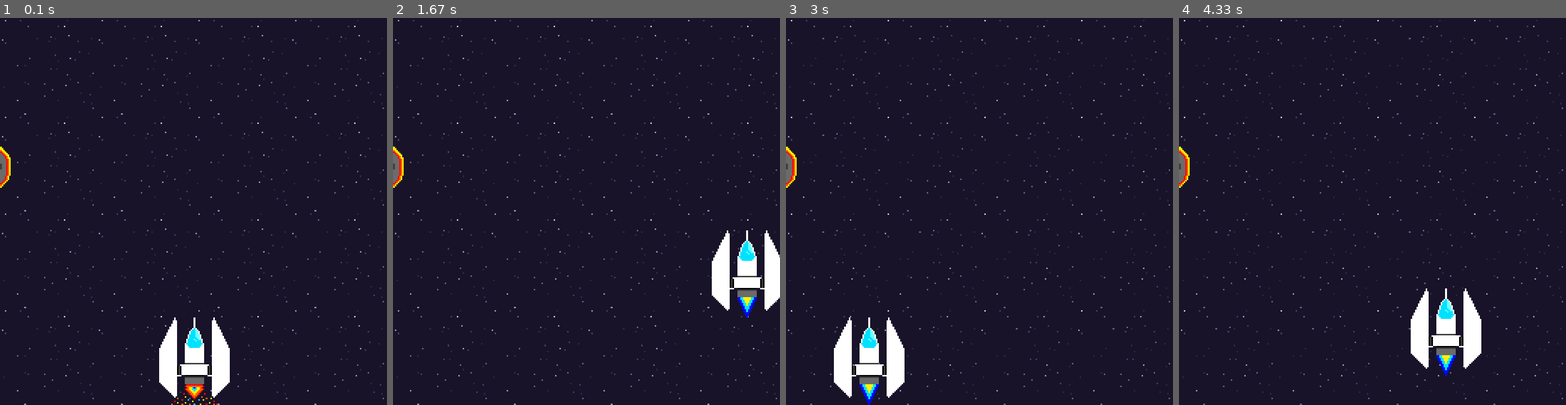
Above: before the commit, frames 1-4 (left to right).
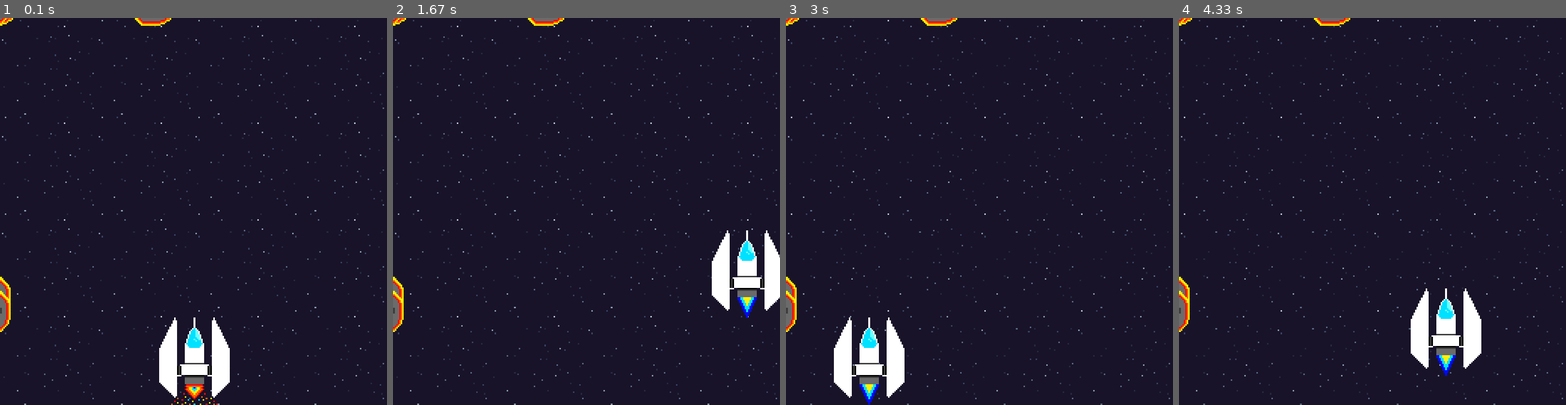
Above: after the commit, the same moments.

Repository: darsiov/pygames
Game: pygame game, started from first_game.py
Same seed, same stepped clock (60 frames per second), same inputs: the game is played once before the commit and once after it.
Inputs:
- Up to frame 1 (0.1 s): no input
- Up to frame 2 (1.67 s): hold D 0.33-0.8 s; hold W 0.83-1.13 s; hold D 1.17-1.63 s
- Up to frame 3 (3 s): hold A 1.67-2.2 s; hold S 2.23-2.53 s; hold A 2.57-2.97 s
- Up to frame 4 (4.33 s): hold W 3-3.37 s; hold D 3.4-4.03 s; hold S from 4.07 s (still down)

The runs differ from the first frame. In frame 1, 0.7% of the frame differs, in the area x 0-45%, y 0-82%; in frame 2, 0.7%; in frame 3, 0.7%; in frame 4, 0.7%.

Commit message:
Ciclo que genera de forma aleatoria los meteoritos

Diff:
--- a/first_game.py
+++ b/first_game.py
@@ -14,9 +14,11 @@
 FPS = 60
 draw_point_w, draw_point_h =  0, 0
 x, y = 300, 600
-random_point = random.randint(-SPRITE_SIZE + 50, WIDTH_SCREEN - SPRITE_SIZE)
+random_limit = random.randint(1,5)
+ax, ay = 0, 0
 width_sprite, height_sprite = 256, 64 #Tamaño del png completo
 wallpaper = []  #Lista para acumular las coordenadas de los bloques del fondo
+r_asteroid = [] #Lista para acumular los  asteroides aleatorios
 c = 0
 random.seed()
 character = pygame.sprite.GroupSingle()#Grupo individual del sprite del personaje
@@ -48,6 +50,7 @@
             self.current_frame += 0.09
 
         self.image = pygame.transform.scale(self.spriteSheet.subsurface((int(self.current_frame)*self.frame_width,0,self.frame_width,self.frame_heigth)),(SPRITE_SIZE,SPRITE_SIZE)) #Escala del sprite en el juego
+
 
 while True:#Ciclo para calcular las coordenadas de cada uno de los bloques del fondo
 
@@ -64,6 +67,7 @@
     if c > 15:
         break
 
+
 class Character(sprite.Sprite):#Objeto que contendra el personaje
 
     def __init__(self):#Función que llevará la extracción , carga y conversión del sprite
@@ -135,15 +139,15 @@
         else:#Evita errores en la conosola
             pass
 
+
 class Asteroide(sprite.Sprite):#Objeto que contendra el personaje
 
     def __init__(self):#Función que llevará la extracción , carga y conversión del sprite
-
         sprite.Sprite.__init__(self)
         self.spriteSheet = pygame.image.load('sprites/Asteroide.png').convert_alpha()#Cargado del sprite transparente
         self.image = pygame.transform.scale(self.spriteSheet.subsurface((0,0 ,width_sprite, height_sprite)),(0, 0)) #Transformación del png y definición de las medidas del sprite y del punto de coordenadas para dibujar el sprite
         self.rect = self.image.get_rect()#Necesario para mostrar la imagen
-        self.rect.center = (-SPRITE_SIZE + 50, random_point)#Definición de las coordenadas del sprite
+        self.rect.center = (ax, ay)#Definición de las coordenadas del sprite
         self.frames = 4 #Limite de frames del refresco del sprite
         self.current_frame = 0 #Frame actual
         self.frame_width = 64   #Ancho del frame
@@ -162,11 +166,30 @@
 
         self.image = pygame.transform.scale(self.spriteSheet.subsurface((int(self.current_frame)*self.frame_width,0,self.frame_width,self.frame_heigth)),(SPRITE_SIZE,SPRITE_SIZE)) #Escala del sprite en el juego
 
+
+c = 0
+while True:
+    random_point = random.randint(-SPRITE_SIZE + 50, WIDTH_SCREEN - SPRITE_SIZE)
+    if c >= random_limit:
+        ax = -SPRITE_SIZE + 50
+        ay = random_point
+        r_asteroid.append(Asteroide())
+        c += 1
+    elif c < random_limit:
+        ax = random_point
+        ay = -SPRITE_SIZE + 50
+        r_asteroid.append(Asteroide())
+        c += 1
+    if c >= random_limit*2:
+        break
+
+
 def main():
 
     char = Character()#Asignamos la clase Character al grupo individual char
-    ast = Asteroide()
-
+    character.add(char)
+    wall_blocks.add(wallpaper)#Agregado de la lista al grupo de sprite
+    asteroid.add(r_asteroid)
     while True:#Ciclo temporal de juego
 
         clock.tick(FPS)
@@ -179,13 +202,8 @@
             if keys[K_ESCAPE]:#Si presionas ESC podrás salir del programa, es practico para pruebass
                 pygame.quit()
                 sys.exit()
-            else:#Evita errores
-                pass
 
         char.movement()#Movimiento del personaje
-        character.add(char)
-        asteroid.add(ast)
-        wall_blocks.add(wallpaper)#Agregado de la lista al grupo de sprite
         wall_blocks.update(window)#Invocación de la función del refresco de todos los sprites
         character.update(window)
         asteroid.update(window)
